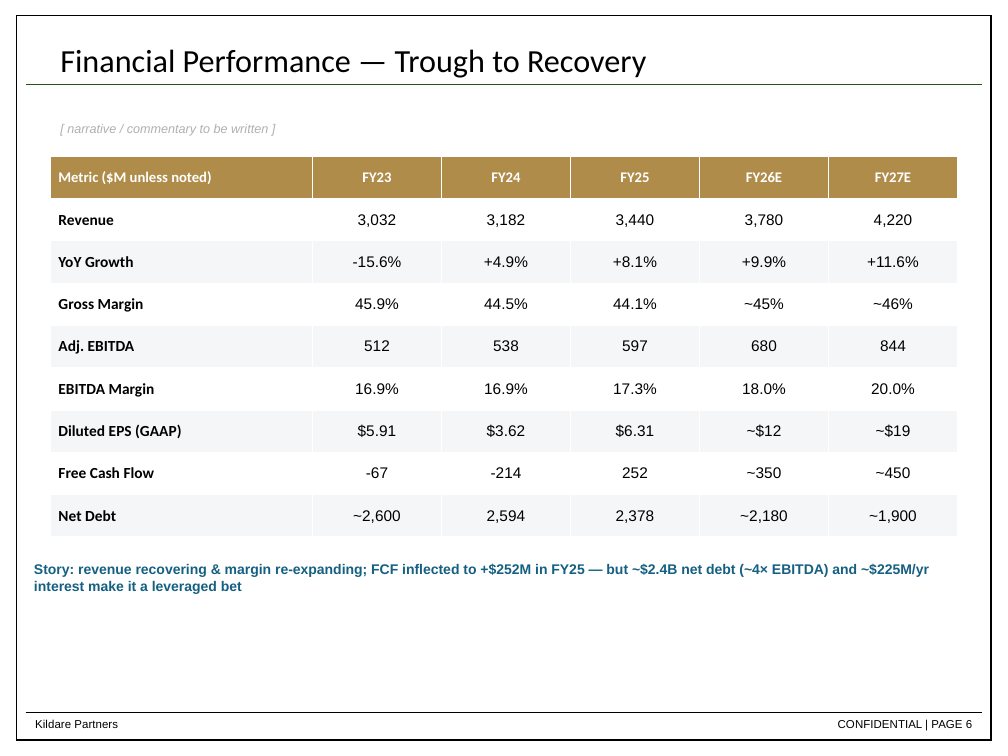
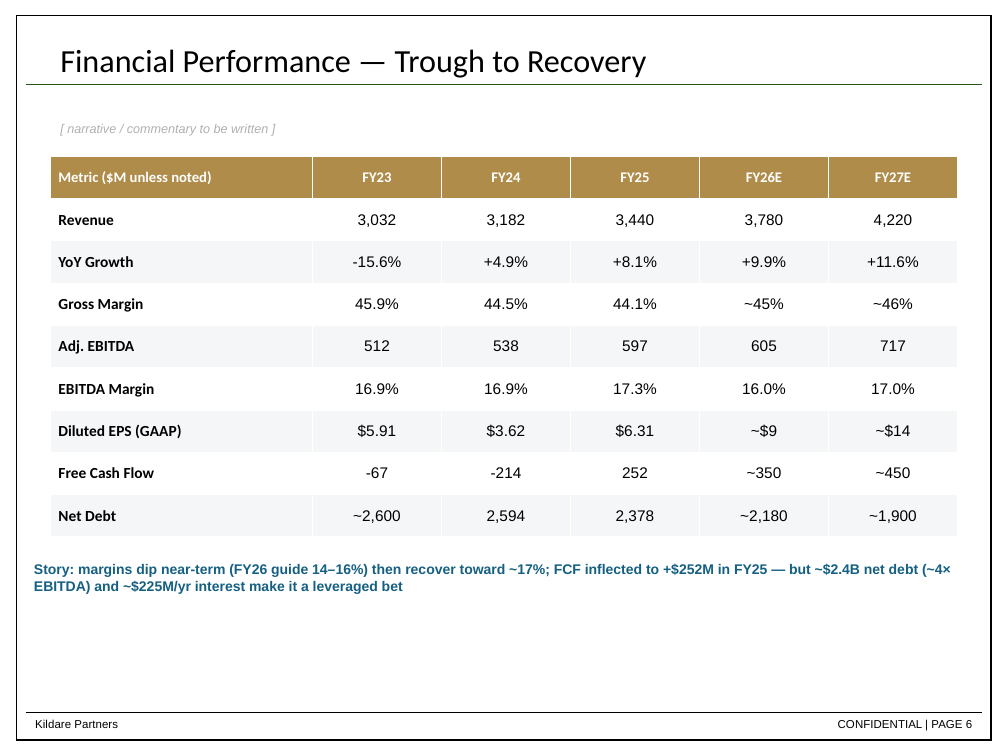
Before and after one commit to dchen88888/Nike-Stock-Pitch, a slide deck: slide 6 of RH_Stock_Pitch_updated.pptx. Drawn at 1008x756 pixels with LibreOffice and Linux fonts; fonts in the diff are those of the drawing. Boxes give left, top, right and bottom in pixels: in the first picture for what was removed or moved away, otherwise in the second. Text is boxed around its words. In the diff, an @@ line names an element or a change of style, - is before the commit and + after.

```diff
--- a/RH_Stock_Pitch_updated.pptx
+++ b/RH_Stock_Pitch_updated.pptx
@@ table at <box>50,156,958,537</box> @@
-row 5, column 5: 680
+row 5, column 5: 605
-row 5, column 6: 844
+row 5, column 6: 717
-row 6, column 5: 18.0%
+row 6, column 5: 16.0%
-row 6, column 6: 20.0%
+row 6, column 6: 17.0%
-row 7, column 5: ~$12
+row 7, column 5: ~$9
-row 7, column 6: ~$19
+row 7, column 6: ~$14
@@ text at <box>34,563,951,594</box>: text changed @@
-Story: revenue recovering & margin re-expanding; FCF inflected to +$252M in FY25 — but ~$2.4B net debt (~4× EBITDA) and ~$225M/yr interest make it a leveraged bet
+Story: margins dip near-term (FY26 guide 14–16%) then recover toward ~17%; FCF inflected to +$252M in FY25 — but ~$2.4B net debt (~4× EBITDA) and ~$225M/yr interest make it a leveraged bet
```
Also in this commit, not shown: 2 other slides changed, 1 other file.
